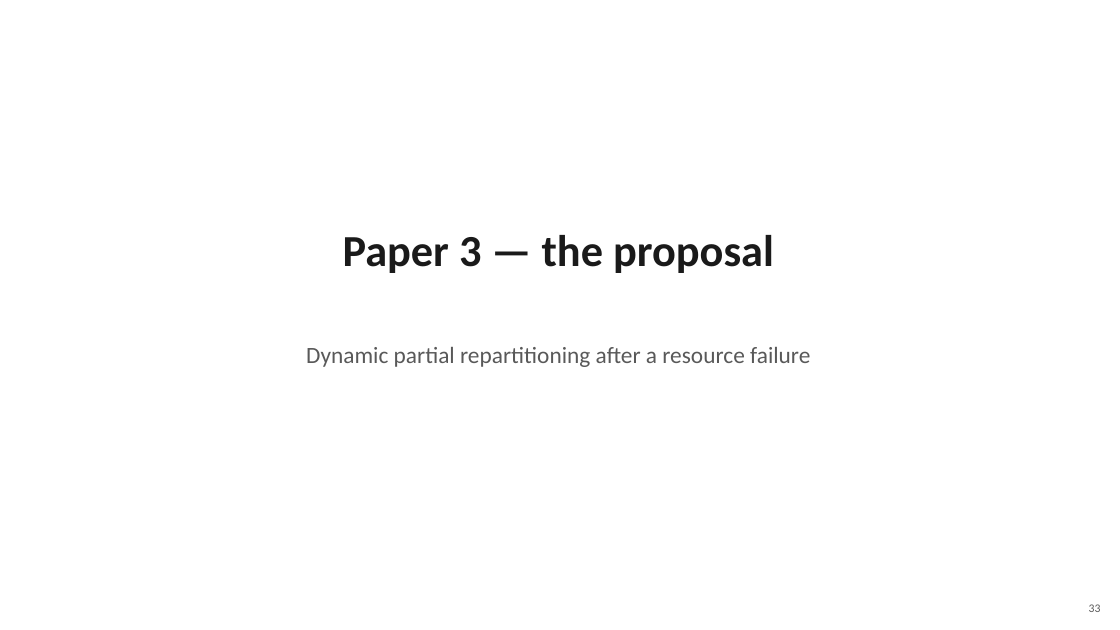
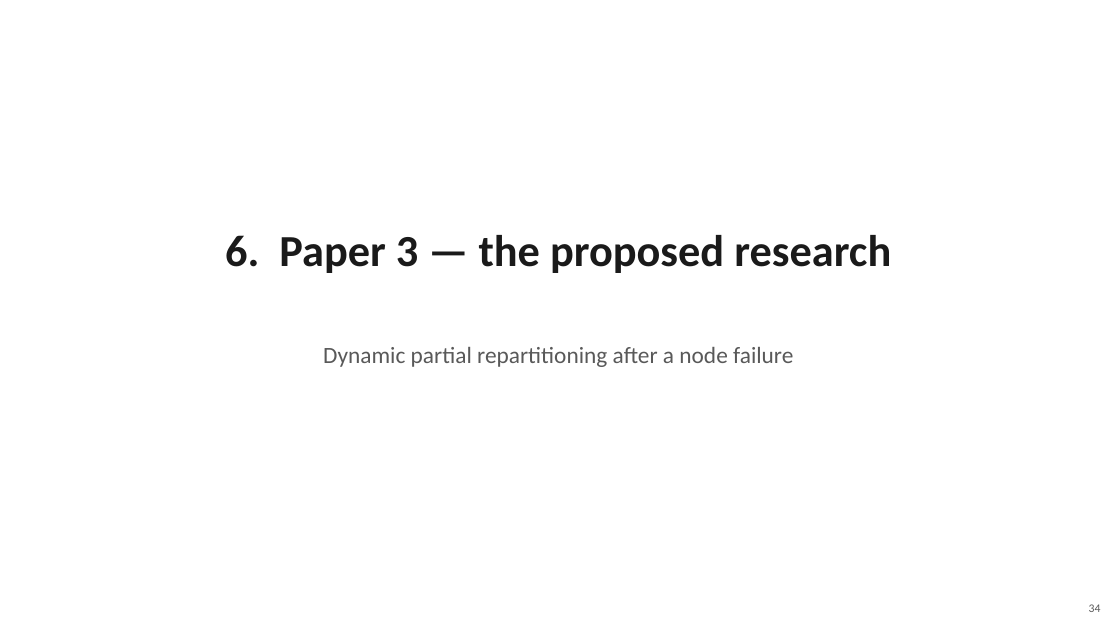
Before and after one commit to gayanigupta/data-aware-scheduling, a slide deck: slide 34 of slides/data-aware-scheduling.pptx (slide 33 before the commit). Drawn at 1120x630 pixels with LibreOffice and Linux fonts; fonts in the diff are those of the drawing. Boxes give left, top, right and bottom in pixels: in the first picture for what was removed or moved away, otherwise in the second. Text is boxed around its words. In the diff, an @@ line names an element or a change of style, - is before the commit and + after.

Commit message:
Restructure proposal deck to proposal-defense organization
- Numbered sections (1-7) with a running section tag on every
  slide so the structure is always visible
- New "Inputs and decisions" slide: a table stating which
  symbols are fixed inputs and which two are decided,
  mirroring the paper abstract
- Failure->repair flow diagram on the Paper 3 scenario slide
- Take-away lines on every experimental and key content slide
- Rewrote method-steps, hypotheses, risks, and conclusion
  slides into complete plain sentences

```diff
--- a/slides/data-aware-scheduling.pptx
+++ b/slides/data-aware-scheduling.pptx
@@ text at (225,235,891,273): text changed @@
-Paper 3 — the proposal
+6. Paper 3 — the proposed research
@@ text at (323,347,793,367): text changed @@
-Dynamic partial repartitioning after a resource failure
+Dynamic partial repartitioning after a node failure
@@ text at (1089,604,1101,612): text changed @@
-33
+34
```
Also in this commit, not shown: 45 other slides changed, 1 slide added, 1 other file.
